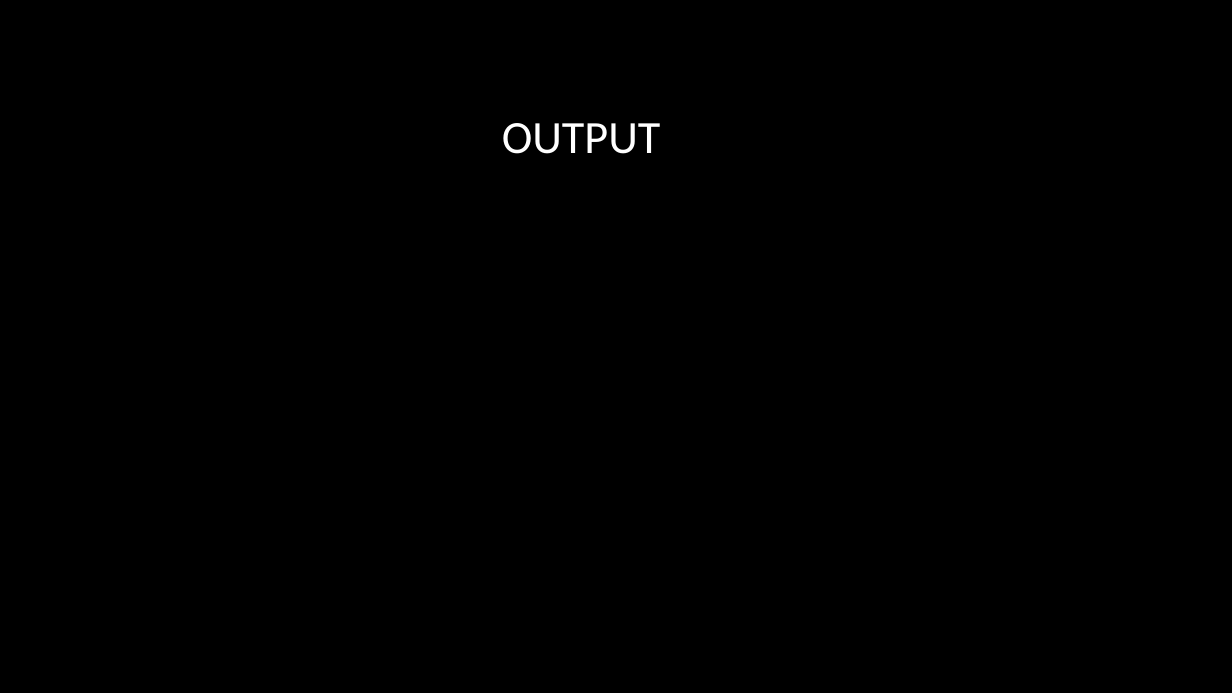
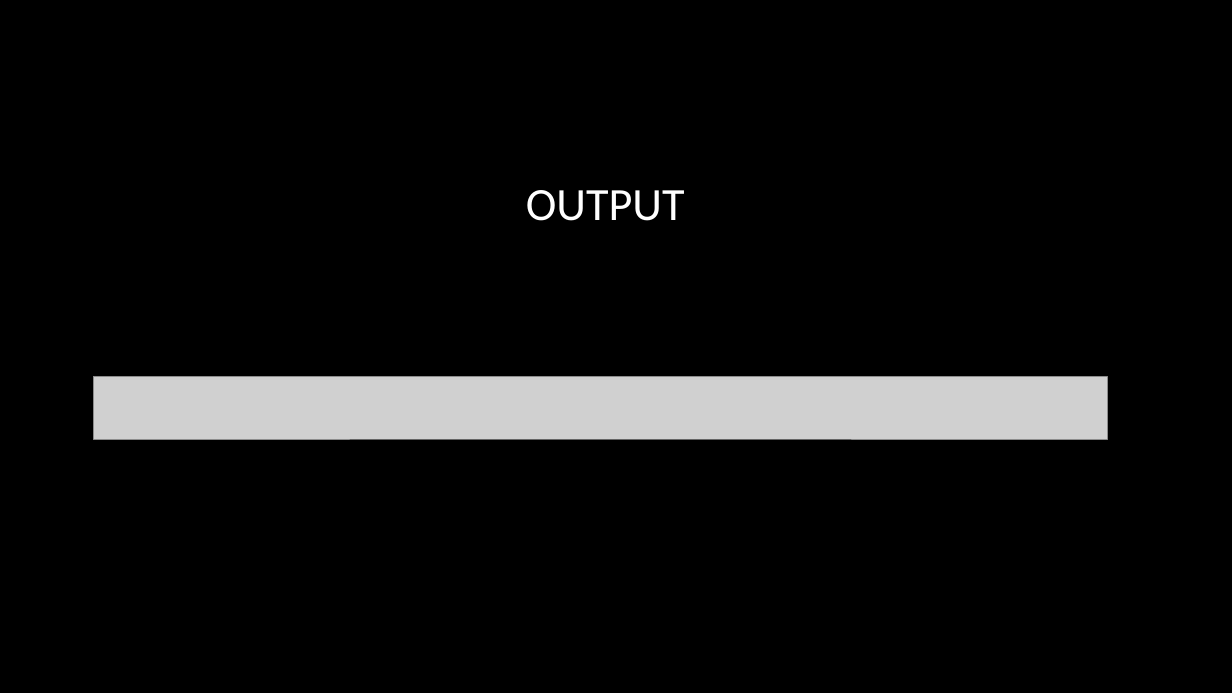
Before and after one commit to leviathansun/SystemVerilogMatrixMultiplicationExecutionEngine, a slide deck: slide 6 of LTS25HDLPresentation.pptx. Drawn at 1232x693 pixels with LibreOffice and Linux fonts; fonts in the diff are those of the drawing; grey boxes stand for pictures; background and template pictures are left out. Boxes give left, top, right and bottom in pixels: in the first picture for what was removed or moved away, otherwise in the second. Text is boxed around its words. In the diff, an @@ line names an element or a change of style, - is before the commit and + after.

```diff
--- a/LTS25HDLPresentation.pptx
+++ b/LTS25HDLPresentation.pptx
@@ title "OUTPUT": place and size @@
-title "OUTPUT" at [502,123,661,154]
+title "OUTPUT" at [526,190,685,221]
@@ picture added at [93,377,1107,439] @@
```
Also in this commit, not shown: 6 other slides changed, 18 other files.
